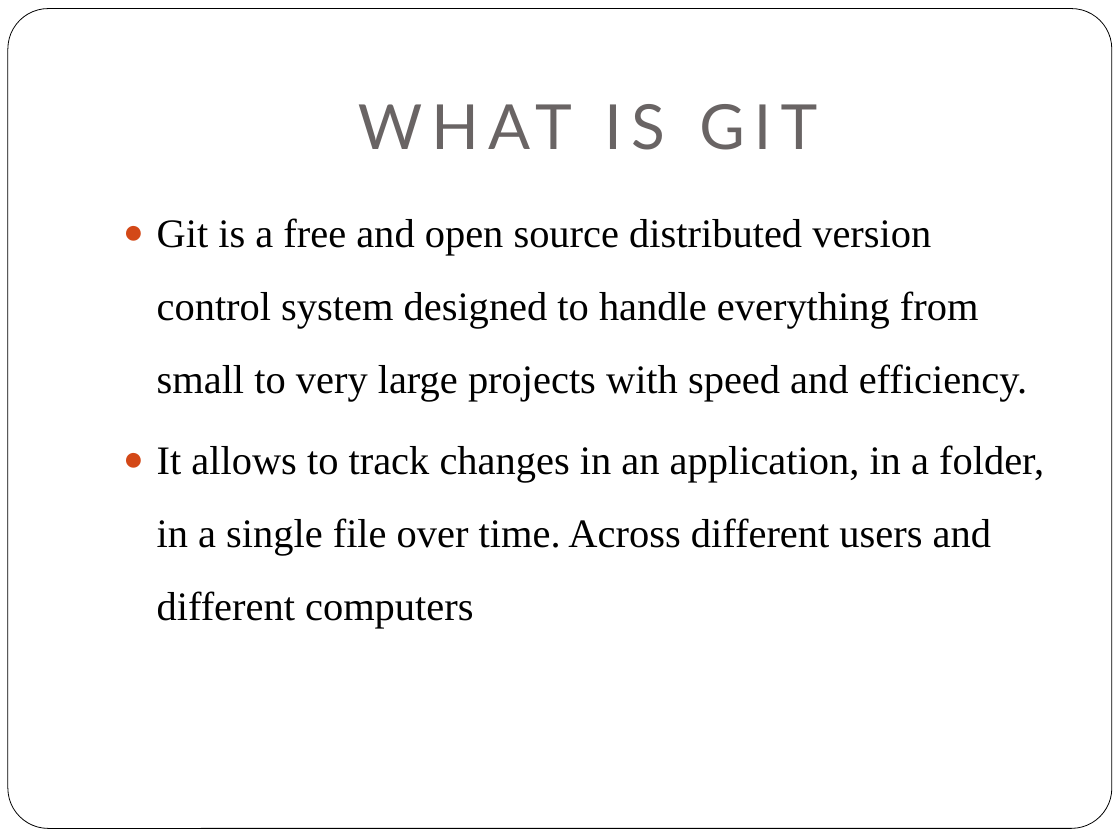
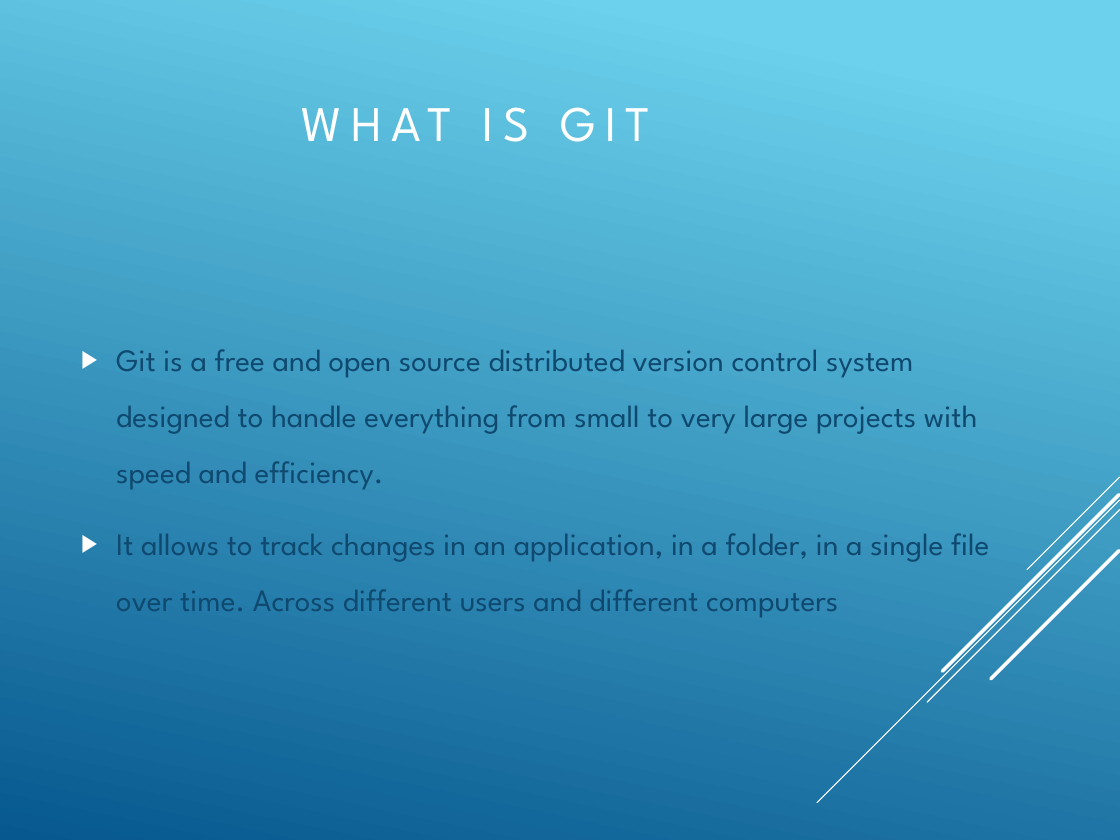
Before and after one commit to billdan02/schoolWork, a slide deck: slide 2 of powerpoint/GitGithubGitpages.pptx. Drawn at 1120x840 pixels with LibreOffice and Linux fonts; fonts in the diff are those of the drawing. Boxes give left, top, right and bottom in pixels: in the first picture for what was removed or moved away, otherwise in the second. Text is boxed around its words. In the diff, an @@ line names an element or a change of style, - is before the commit and + after.

```diff
--- a/powerpoint/GitGithubGitpages.pptx
+++ b/powerpoint/GitGithubGitpages.pptx
@@ background #FFFFFF to gradient #6ED2EB to #06588E @@
@@ rounded rectangle removed at box(8, 9, 1112, 829) @@
@@ title "WHAT IS GIT": place and size @@
-title "WHAT IS GIT" at box(218, 220, 245, 248)
+title "WHAT IS GIT" at box(163, 350, 182, 371)
@@ title "WHAT IS GIT" at box(163, 350, 182, 371): size 40 to 32 pt, font Lato to League Spartan, text colour #696464 to #FFFFFF; vertical alignment bottom to middle @@
@@ text "Git is a free and ...": place and size @@
-text "Git is a free and ..." at box(157, 218, 1044, 628)
+text "Git is a free and ..." at box(116, 349, 989, 617)
@@ text "Git is a free and ..." at box(116, 349, 989, 617): size 26 to 20 pt, font Times New Roman to League Spartan, text colour #000000 to #0F496F; bullet ● to ▶; more space between paragraphs; bullet colour #D34817 to #FFFFFF; vertical alignment top to middle @@
@@ group added at box(818, 477, 1120, 803): 5 lines @@
```
Also in this commit, not shown: 13 other slides changed, 1 other file.
